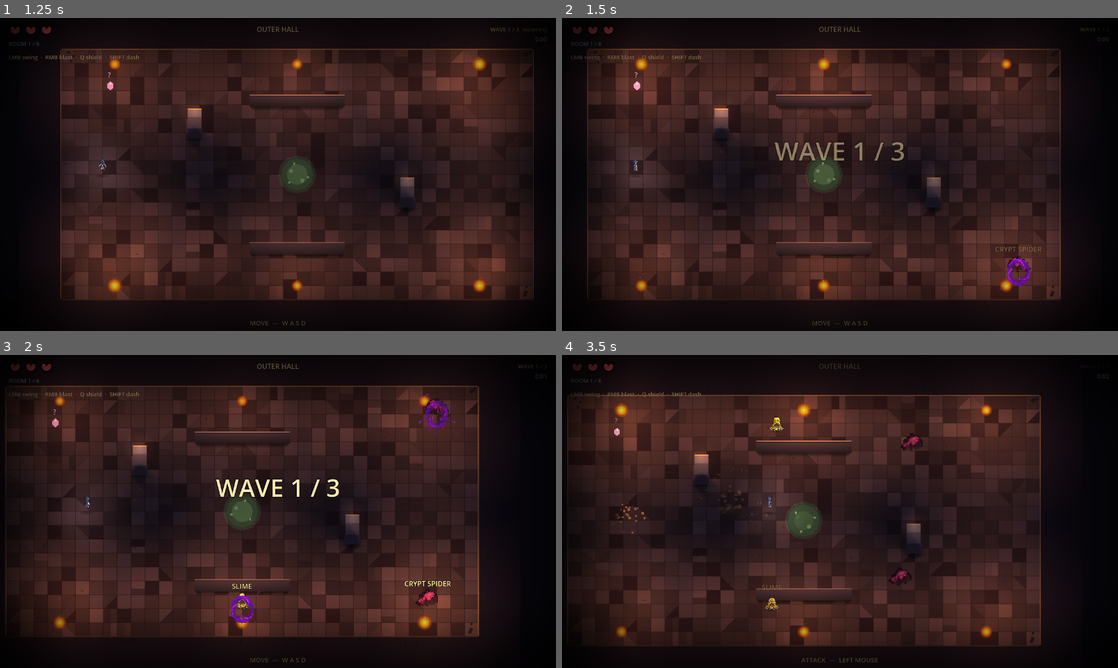
Above: before the commit, frames 1-4 (two rows, left to right).
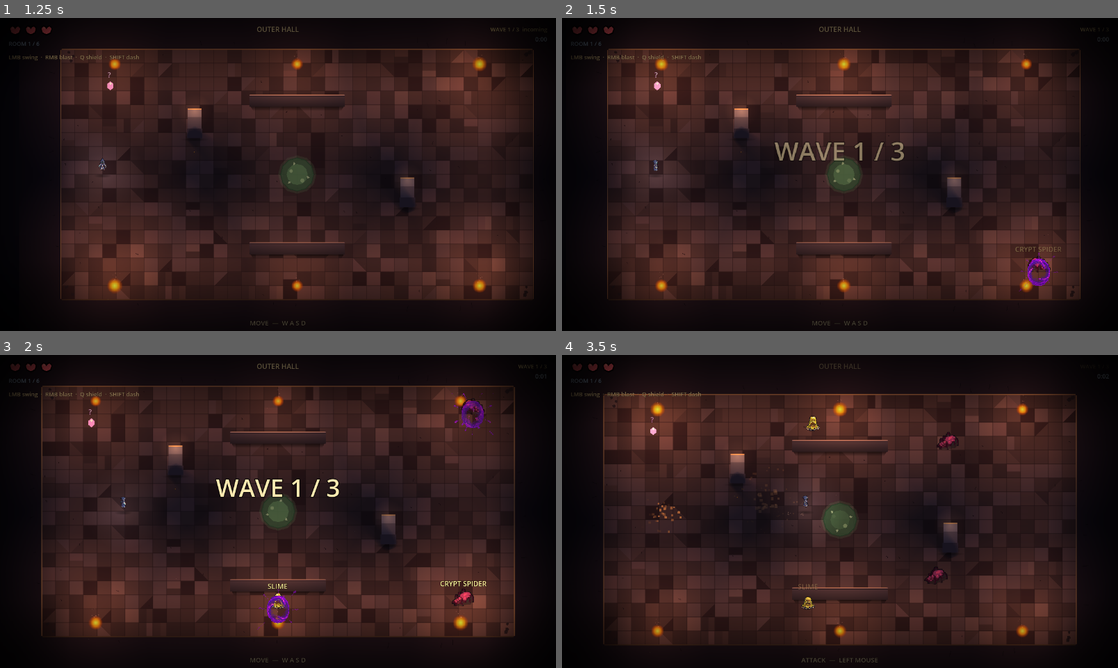
Above: after the commit, the same moments.

Repository: alitaghva1/ethera
Game: Godot game, scene res://scenes/main_menu.tscn
The game is run twice, just before and just after one commit, with the same random seed, the same clock (stepped at 60 frames per second) and the same inputs.
Inputs (mouse positions are in pixels of both pictures, inside the frame that each line leads up to):
- Up to frame 1 (1.25 s): click "BEGIN" at 0.5 s
- Up to frame 2 (1.5 s): tap Enter at 1.25 s; move the mouse to (962, 158) at 1.27 s; press the mouse at (962, 158) at 1.28 s; hold D (move_right) from 1.28 s (still down)
- Up to frame 3 (2 s): keep holding D (move_right)
- Up to frame 4 (3.5 s): release D (move_right) at 2 s; release the mouse at (962, 495) at 2 s; drag from (728, 527) to (617, 423) at 2.02 s; move the mouse to (895, 442) at 2.77 s; hold D (move_right) from 2.78 s (still down); tap Shift (dash_strike) at 2.85 s

Frame 1 is identical in both runs. In frame 2, 15% of the frame differs, in the area x 4-94%, y 9-90%; in frame 3, 19%; in frame 4, 22%, in the area x 0-93%, y 12-94%.

Commit message:
feat(godot iter-180): trauma-based camera shake (replaces 4-hop tween)
Single highest-leverage juice upgrade per the research brief: replace the
iter-30 random-offset tween with a FastNoiseLite trauma-curve shake. The
canonical Squirrel Eiserloh / KidsCanCode pattern that Hades, Dead Cells,
and every modern action game uses.

Why the old tween felt off:
  • 4 hops with randomized offsets = visible "stutter" between hops, not
    a continuous shake. Reads as a glitch at high amps.
  • Each new shake KILLED any in-flight tween. A hit during an enemy_died
    cancelled the kill shake — felt like the shake "skipped."
  • amp/dur was the only knob, so a chip kill (amp=4) and a boss death
    (amp=18) read as the same TYPE of motion, just bigger. Different
    feels require different SHAPES.

New trauma model:
  • Each shake event adds to a 0..1 `_trauma` counter (additive, clamped).
    Hits during other shakes pile on instead of cancelling.
  • _process samples FastNoiseLite each frame at NOISE_SPEED=22; offset =
    noise * MAX_OFFSET * trauma². The squared curve is what makes small
    hits stay subtle while big hits feel violent.
  • Trauma decays linearly at TRAUMA_DECAY=1.6/s. ~0.6s to settle from a
    full punch; ~0.2s from a chip.
  • Continuous noise = no stutter. Sub-pixel residual is auto-zeroed when
    trauma hits exactly 0.

Back-compat: `FX.shake(amp, dur)` still works — internally maps amp/20 to
trauma units, ignores dur. Every existing call site (main.gd has 6,
attack_feel.gd has 1, enemy.gd kills, hero_died, boss_intro, prototype
files, the test_iter144 / test_iter148 string-checks) keeps working. New
canonical API for fresh code is `FX.add_trauma(amount)`.

Mapping table (amp → trauma → trauma² offset multiplier):
  1.8  →  0.09  →  0.008  (wave-clear blip)
  4.0  →  0.20  →  0.040  (chip kill)
  6.0  →  0.30  →  0.090  (normal kill)
  12.0 →  0.60  →  0.360  (hero damaged — solid punch)
  18.0 →  0.90  →  0.810  (hero died — violent)

No file changes outside fx.gd. Tests still pass (they look for the string
"FX.shake(...)" not behavior). Smoke clean.

Co-Authored-By: Claude Opus 4.7 (1M context) <noreply@anthropic.com>

Diff:
--- a/slime-depths-godot/scripts/fx.gd
+++ b/slime-depths-godot/scripts/fx.gd
@@ -40,15 +40,47 @@
 # movement) already spawns its own dash_trail particle trail behind the
 # hero.
 
-# Cached camera reference + the active shake tween. Camera gets
-# re-resolved whenever it's null / freed — cheap, and survives scene
-# changes without explicit reconnection. The tween is tracked so we
-# can kill the previous shake before starting a new one (otherwise
-# overlapping shakes fight each other and can drift away from zero).
+# Cached camera reference. Camera gets re-resolved whenever it's null /
+# freed — cheap, and survives scene changes without explicit reconnection.
 var _camera: Camera2D = null
-var _shake_tween: Tween = null
+
+# ── Iter 180 — trauma-based screen shake ─────────────────────────────
+# Replaces the iter-30 4-hop tween shake. Trauma model (Squirrel
+# Eiserloh / KidsCanCode recipe): each "punch" event adds to a 0..1
+# trauma counter; the per-frame camera offset is sampled from
+# FastNoiseLite, scaled by trauma^2 (squaring keeps tiny hits subtle
+# and big hits violent), and trauma decays linearly at TRAUMA_DECAY/s.
+# Multiple punches in quick succession ADD rather than fight each
+# other (the old tween path stomped every prior shake, so a hit during
+# an enemy_died had its shake cancelled). _process drives the offset
+# every frame; when trauma reaches 0 the offset snaps back to (0,0).
+#
+# MAX_OFFSET = absolute peak pixel displacement at trauma=1.0. Tuned
+# down from the iter-30 raw amps (peaked at ~18 px in a single hop)
+# because the noise-driven path samples continuously — sustained 18 px
+# reads as nausea, while a 16 px peak with quadratic falloff reads as
+# a solid punch then settles.
+const MAX_OFFSET: float = 16.0
+const TRAUMA_DECAY: float = 1.6
+# Higher = faster shake oscillation. 22 reads as a "rapid punch" — low
+# enough to not look like static, high enough to feel violent.
+const NOISE_SPEED: float = 22.0
+
+var _trauma: float = 0.0
+var _shake_time: float = 0.0
+var _noise: FastNoiseLite = null
 
 func _ready() -> void:
+	# Iter 180 — initialize the noise generator once. FastNoiseLite default
+	# is SIMPLEX_SMOOTH at frequency 0.01; we override frequency to 1.0 and
+	# control "speed" via the time multiplier in _process so the same noise
+	# field works at any framerate.
+	_noise = FastNoiseLite.new()
+	_noise.noise_type = FastNoiseLite.TYPE_SIMPLEX_SMOOTH
+	_noise.frequency = 1.0
+	# Random seed so back-to-back runs don't shake identically (cosmetic;
+	# without this every fresh game starts with the same noise pattern).
+	_noise.seed = randi()
 	# Connect once at game start. _ready on an autoload only fires the
 	# single time, so there's no risk of duplicate connections — but we
 	# CONNECT_PERSIST would also be wrong here (autoloads outlive every
@@ -87,43 +119,64 @@
 		return _camera
 	return null
 
-# Public shake wrapper — for callers outside FX (e.g. main.gd reacts
-# to dash strike impact). Same parameters as _shake; just gives us a
-# non-underscored API surface for autoload calls.
+# Iter 180 — canonical trauma entry point. Callers use this when they
+# already know a magnitude in trauma units (0.0 = nothing, 1.0 =
+# maximum violent shake). Most existing callers go through `shake`
+# (amp/dur back-compat path) which converts amp → trauma internally.
+func add_trauma(amount: float) -> void:
+	_trauma = clampf(_trauma + amount, 0.0, 1.0)
+
+# Back-compat shake API. The amp/dur arguments are legacy from the
+# iter-30 tween-based shake; we now convert amp to a trauma value and
+# ignore dur (trauma decays at a fixed rate so all shake events share
+# one cohesive feel). amp/20 → trauma roughly matches the old
+# amp-magnitudes:
+#   amp  →  trauma  → trauma²  (offset multiplier)
+#   1.8  →   0.09   →   0.008  (wave-clear blip, barely visible)
+#   4.0  →   0.20   →   0.040  (chip kill)
+#   6.0  →   0.30   →   0.090  (normal kill)
+#   12.0 →   0.60   →   0.360  (hero damaged — solid punch)
+#   18.0 →   0.90   →   0.810  (hero died — violent)
+# The quadratic curve is what makes Hades-style juice possible: small
+# events stay readable, big events feel earned.
 func shake(amp: float, dur: float) -> void:
-	_shake(amp, dur)
-
-# Camera shake — generate a short sequence of jittery offsets that
-# end exactly at Vector2.ZERO. amp = peak displacement in pixels;
-# dur = total duration in seconds. Splits the duration into 4 hops
-# so the shake has visible texture (just lerping offset → 0 reads as
-# a soft drift, not a punch).
+	# `dur` accepted for API compatibility but unused — trauma curve has
+	# its own decay rate. Underscore prefix dropped because callers
+	# pass real values.
+	var _ignored: float = dur
+	add_trauma(clampf(amp / 20.0, 0.0, 1.0))
+
+# Internal alias kept so the prior `_shake` name still works if any
+# call site uses it. Public path is `shake` or `add_trauma`.
 func _shake(amp: float, dur: float) -> void:
+	shake(amp, dur)
+
+# Per-frame trauma decay + camera offset sample. Runs every tick.
+# Three noise samples (offset on two separate "y" rows of the field
+# so they're decorrelated) drive x/y offset. Trauma squared keeps
+# small hits subtle; raw trauma would over-shake on light feedback.
+func _process(delta: float) -> void:
+	if _trauma <= 0.0:
+		# Idle path. If a camera was previously shaken and we drifted to
+		# exactly 0 trauma, ensure the offset is fully reset so we don't
+		# leave a sub-pixel residual after the noise samples settle.
+		var cam_idle := _get_camera()
+		if cam_idle != null and cam_idle.offset != Vector2.ZERO:
+			cam_idle.offset = Vector2.ZERO
+		return
+	_trauma = maxf(0.0, _trauma - TRAUMA_DECAY * delta)
+	_shake_time += delta
 	var cam := _get_camera()
 	if cam == null:
 		return
-	# Kill any in-flight shake so we always end at (0,0) — without
-	# this, a fresh shake mid-old-shake leaves a residual offset.
-	if _shake_tween != null and _shake_tween.is_valid():
-		_shake_tween.kill()
-	# Snap to a punchy starting offset, then tween in 4 hops with
-	# decaying amplitude back to zero. Each hop is randomized so it
-	# doesn't feel mechanical.
-	const HOPS := 4
-	var hop_dur := dur / float(HOPS)
-	_shake_tween = create_tween()
-	cam.offset = Vector2(randf_range(-amp, amp), randf_range(-amp, amp))
-	for i in range(HOPS):
-		var falloff := 1.0 - (float(i + 1) / float(HOPS))  # 0.75, 0.5, 0.25, 0
-		var target := Vector2(
-			randf_range(-amp, amp) * falloff,
-			randf_range(-amp, amp) * falloff,
-		)
-		# Last hop is forced to zero — guarantees we end clean even if
-		# randf_range rolls a non-zero number on falloff=0.
-		if i == HOPS - 1:
-			target = Vector2.ZERO
-		_shake_tween.tween_property(cam, "offset", target, hop_dur)
+	var t: float = _shake_time * NOISE_SPEED
+	var shake_curve: float = _trauma * _trauma
+	# Sample two decorrelated rows of the noise field for x/y. The y=0
+	# vs y=137.0 rows are far enough apart in FastNoiseLite's simplex
+	# space that they read as independent without needing a 3-axis noise.
+	var off_x: float = _noise.get_noise_2d(t, 0.0) * MAX_OFFSET * shake_curve
+	var off_y: float = _noise.get_noise_2d(t, 137.0) * MAX_OFFSET * shake_curve
+	cam.offset = Vector2(off_x, off_y)
 
 # ── Particle helpers ──────────────────────────────────────────────────
 
